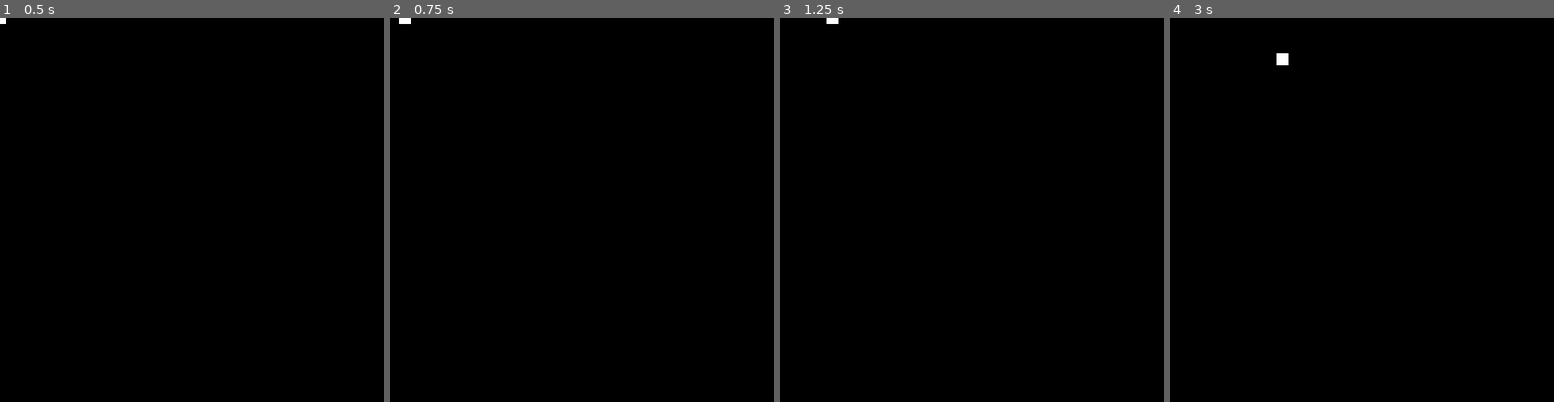
Above: before the commit, frames 1-4 (left to right).
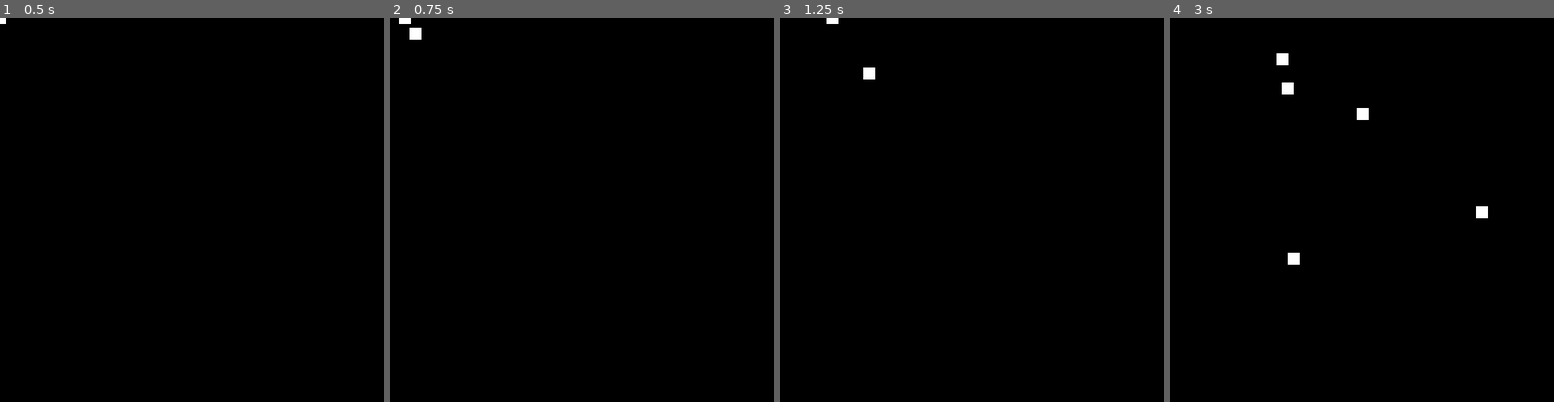
Above: after the commit, the same moments.

Repository: theowiik/PITCH-BLACK
Game: Godot game, scene res://scenes/Game.tscn
The game is run twice, just before and just after one commit, with the same random seed, the same clock (stepped at 60 frames per second) and the same inputs.
Inputs (mouse positions are in pixels of both pictures, inside the frame that each line leads up to):
- Up to frame 1 (0.5 s): no input
- Up to frame 2 (0.75 s): tap Enter at 0.5 s; move the mouse to (666, 190) at 0.52 s; press the mouse at (666, 190) at 0.53 s; hold D (right) from 0.53 s (still down)
- Up to frame 3 (1.25 s): keep holding D (right)
- Up to frame 4 (3 s): move the mouse to (1285, 229) at 1.27 s; release D (right) at 1.28 s; release the mouse at (1285, 229) at 1.28 s; hold S (down) 1.28-2.03 s; click (1285, 229) at 1.35 s; move the mouse to (1400, 125) at 2.02 s; press the mouse at (1400, 125) at 2.03 s; hold D (right) 2.03-2.78 s; move the mouse to (1342, 286) at 2.77 s; release the mouse at (1342, 286) at 2.78 s; hold W (up) from 2.78 s (still down); click (1342, 286) at 2.85 s

Frame 1 is identical in both runs. In frame 2, 0.1% of the frame differs, in the area x 5-9%, y 2-6%; in frame 3, 0.1%; in frame 4, 0.4%, in the area x 29-83%, y 16-65%.

Commit message:
add projectile

Diff:
--- a/project.godot
+++ b/project.godot
@@ -8,9 +8,20 @@
 
 config_version=4
 
-_global_script_classes=[  ]
+_global_script_classes=[ {
+"base": "KinematicBody2D",
+"class": "Actor",
+"language": "GDScript",
+"path": "res://scripts/Actor.gd"
+}, {
+"base": "Area2D",
+"class": "Projectile",
+"language": "GDScript",
+"path": "res://scripts/Projectile.gd"
+} ]
 _global_script_class_icons={
-
+"Actor": "",
+"Projectile": ""
 }
 
 [application]
@@ -46,6 +57,11 @@
 "events": [ Object(InputEventKey,"resource_local_to_scene":false,"resource_name":"","device":0,"alt":false,"shift":false,"control":false,"meta":false,"command":false,"pressed":false,"scancode":68,"unicode":0,"echo":false,"script":null)
  ]
 }
+shoot={
+"deadzone": 0.5,
+"events": [ Object(InputEventMouseButton,"resource_local_to_scene":false,"resource_name":"","device":0,"alt":false,"shift":false,"control":false,"meta":false,"command":false,"button_mask":0,"position":Vector2( 0, 0 ),"global_position":Vector2( 0, 0 ),"factor":1.0,"button_index":1,"pressed":false,"doubleclick":false,"script":null)
+ ]
+}
 
 [layer_names]
 
--- a/scenes/Game.tscn
+++ b/scenes/Game.tscn
@@ -1,7 +1,9 @@
-[gd_scene load_steps=2 format=2]
+[gd_scene load_steps=3 format=2]
 
 [ext_resource path="res://scenes/actors/Actor.tscn" type="PackedScene" id=1]
+[ext_resource path="res://scripts/Game.gd" type="Script" id=2]
 
 [node name="Game" type="Node2D"]
+script = ExtResource( 2 )
 
 [node name="Actor" parent="." instance=ExtResource( 1 )]
--- /dev/null
+++ b/scenes/Projectile.tscn
@@ -0,0 +1,18 @@
+[gd_scene load_steps=4 format=2]
+
+[ext_resource path="res://assets/16x16.png" type="Texture" id=1]
+[ext_resource path="res://scripts/Projectile.gd" type="Script" id=2]
+
+[sub_resource type="CircleShape2D" id=1]
+radius = 4.58833
+
+[node name="Projectile" type="Area2D"]
+collision_layer = 4
+collision_mask = 2
+script = ExtResource( 2 )
+
+[node name="CollisionShape2D" type="CollisionShape2D" parent="."]
+shape = SubResource( 1 )
+
+[node name="Sprite" type="Sprite" parent="."]
+texture = ExtResource( 1 )
--- a/scripts/Actor.gd
+++ b/scripts/Actor.gd
@@ -1,6 +1,11 @@
 extends KinematicBody2D
 
+class_name Actor
+
 const movement_speed: int = 100
+const projectile: PackedScene = preload("res://scenes/Projectile.tscn")
+
+signal shoot
 
 func _process(_delta) -> void:
 	move_and_slide(get_input_vector() * movement_speed)
@@ -15,3 +20,11 @@
 	if Input.is_action_pressed("left"): vec.x -= 1
 
 	return vec.normalized()
+
+func _unhandled_input(event) -> void:
+	if event.is_action_pressed("shoot"):
+		var proj: Projectile = projectile.instance()
+		proj.global_position = global_position
+		print("wasd")
+		emit_signal("shoot", proj)
+		get_tree().set_input_as_handled()
--- a/scripts/Game.gd
+++ b/scripts/Game.gd
@@ -1,4 +1,7 @@
 extends Node2D
 
 func _ready():
-	print("hello world")
+	get_node("Actor").connect("shoot", self, "on_shoot")
+
+func on_shoot(projectile: Projectile) -> void:
+	add_child(projectile)
--- /dev/null
+++ b/scripts/Projectile.gd
@@ -0,0 +1,15 @@
+extends Area2D
+
+class_name Projectile
+
+var dir_vector = Vector2(1, 1)
+const speed = 200;
+
+func _ready():
+	var m: Vector2 = get_global_mouse_position()
+	dir_vector = Vector2(
+					m.x - global_position.x,
+					m.y - global_position.y).normalized()
+
+func _physics_process(delta):
+	transform = transform.translated(dir_vector * speed * delta)
